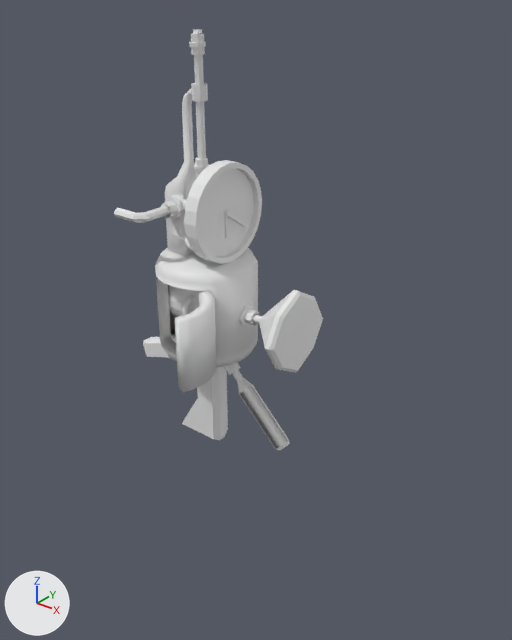
The FBX model Assets/BlenderModels/CompleteRepairGun.fbx, before and after one commit.
Both versions are drawn from a 50 mm camera at (1.117, -1.064, 0.796) aimed at (0.291, -0.032, 0.156). Lighting does not change. The marker at lower left points along +X, +Y and +Z. Where no turn or scale is listed for an object, it has been applied to the vertices. Vertices at the same position are counted once.

Script lines for the objects in view, before the commit:
```python
me_cube_016 = bpy.data.meshes.new('Cube.016')
me_cube_016.from_pydata(...)  # 2814 vertices, 2617 faces; spans x -0.086..0.379, y -0.227..0.11, z -0.215..0.705
ob_repairgun = bpy.data.objects.new('RepairGun', me_cube_016)
ob_repairgun.location = (0.0, 0.0, 0.0)
```
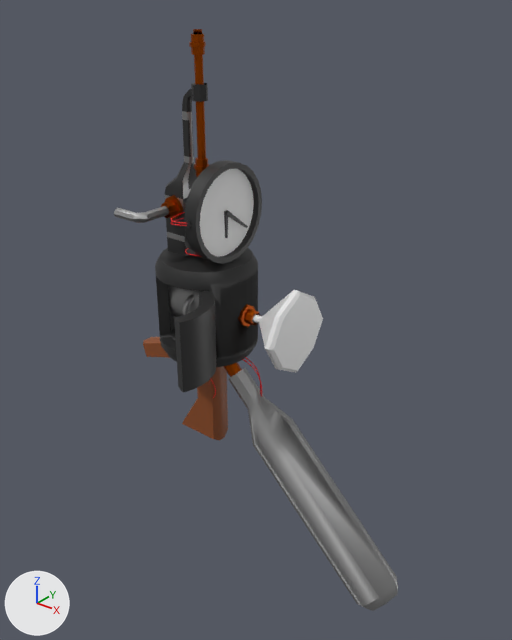
The newer file is also rescaled (x0.64), turned or shifted as a whole; pictures and numbers use the older file's frame.

Edits to the bpy script that builds the scene:
```text
Add mat_schwarz:
    mat_schwarz = principled_material('Schwarz')
    mat_schwarz.base_color = (0.0188, 0.0188, 0.0188)  # black #252525
Add mat_kupfer:
    mat_kupfer = principled_material('Kupfer')
    mat_kupfer.base_color = (0.351, 0.0664, 0.00165)  # brown #a04905
    mat_kupfer.metallic = 1.0
Add mat_holzbraun:
    mat_holzbraun = principled_material('Holzbraun')
    mat_holzbraun.base_color = (0.253, 0.0668, 0.0142)  # brown #8a4920
Add mat_metallicgray:
    mat_metallicgray = principled_material('metallicGray')
    mat_metallicgray.base_color = (0.367, 0.367, 0.367)  # grey #a3a3a3
    mat_metallicgray.metallic = 1.0
Change me_cube_016:
    remove me_cube_016.from_pydata(...)  # 2814 vertices, 2617 faces; spans x -0.086..0.379, y -0.227..0.11, z -0.215..0.705
    add me_cube_016.from_pydata(...)  # 3620 vertices, 3264 faces; spans x -0.086..0.656, y -0.227..0.11, z -0.462..0.705
    me_cube_016 part 1: the loose piece of 97 vertices spanning x 0.195..0.36, y -0.024..0.018, z -0.165..0.001 is scaled about its middle by 2.81, then moved by (0.147, -0.001, -0.147), in mat_metallicgray (grey #a3a3a3)
    me_cube_016 part 2: a new loose piece of 128 vertices spanning x 0.168..0.187, y -0.104..-0.093, z 0.347..0.366, in mat_schwarz (black #252525)
    me_cube_016 part 3: 60 vertices added at x 0.078..0.099, y -0.009..0.006, z 0.461..0.534
    me_cube_016 part 4: 16 vertices moved from x 0.194..0.218, y -0.019..0.016, z -0.023..0.002 to x 0.239..0.263, y -0.019..0.016, z -0.068..-0.043; 2 vertices added at x 0.132..0.135, y 0.069..0.079, z 0.142
    me_cube_016 part 5: 1193 faces spanning x 0.006..0.156, y -0.144..0.079, z 0.085..0.448 switch from no material to mat_metallicgray (grey #a3a3a3)
    me_cube_016 part 6: 316 faces spanning x 0.048..0.265, y -0.063..0.025, z -0.068..0.705 switch from no material to mat_kupfer (brown #a04905)
    me_cube_016 part 7: 733 faces spanning x 0.018..0.275, y -0.227..0.11, z 0.029..0.606 switch from no material to mat_schwarz (black #252525)
    me_cube_016 part 8: 86 faces spanning x -0.086..0.165, y -0.038..0.035, z -0.215..0.053 switch from no material to mat_holzbraun (brown #8a4920)
    add me_cube_016.materials.append(mat_blue)  # blue #3c2ee7
    add me_cube_016.materials.append(mat_yellow)  # yellow #dae71d
    add me_cube_016.materials.append(mat_weiß)  # white #e7e7e7
    add me_cube_016.materials.append(mat_glass)  # white #e7e7e7
    add me_cube_016.materials.append(mat_material_002)  # white #e7e7e7
Add ob_cables:
    ob_cables = bpy.data.objects.new('Cables', me_beziercurve_005)  # 1092 vertices, 1008 faces; spans x 0.101..0.269, y -0.114..0.015, z -0.086..0.37; in mat_material (red #e70612)
    ob_cables.location = (0.012, 0.0, -0.01)
```

Boxes (x1, y1, x2, y2) around the edits, measured in the pictures (512 x 640 px; the box of a moved part takes in the faces that stretch with it):
'RepairGun', reshaped (36% wider, 38% taller)
    before: (114, 29, 323, 451)
    after: (114, 29, 398, 611)
'Cables', added
    after: (171, 212, 262, 398)
part 1 of me_cube_016, moved or reshaped
    before: (232, 370, 289, 451)
    after: (228, 368, 398, 611)
part 2 of me_cube_016, added
    after: (185, 220, 192, 229)
part 3 of me_cube_016, added
    after: (182, 111, 194, 163)
part 4 of me_cube_016, moved or reshaped
    before: (224, 363, 241, 375)
    after: (224, 363, 242, 377)
part 5 of me_cube_016, recoloured
    both: (114, 163, 205, 317)
part 6 of me_cube_016, recoloured (grey to brown)
    both: (161, 29, 261, 327)
part 7 of me_cube_016, recoloured (grey to black)
    both: (155, 83, 262, 393)
part 8 of me_cube_016, recoloured (grey to brown)
    both: (143, 337, 228, 440)
